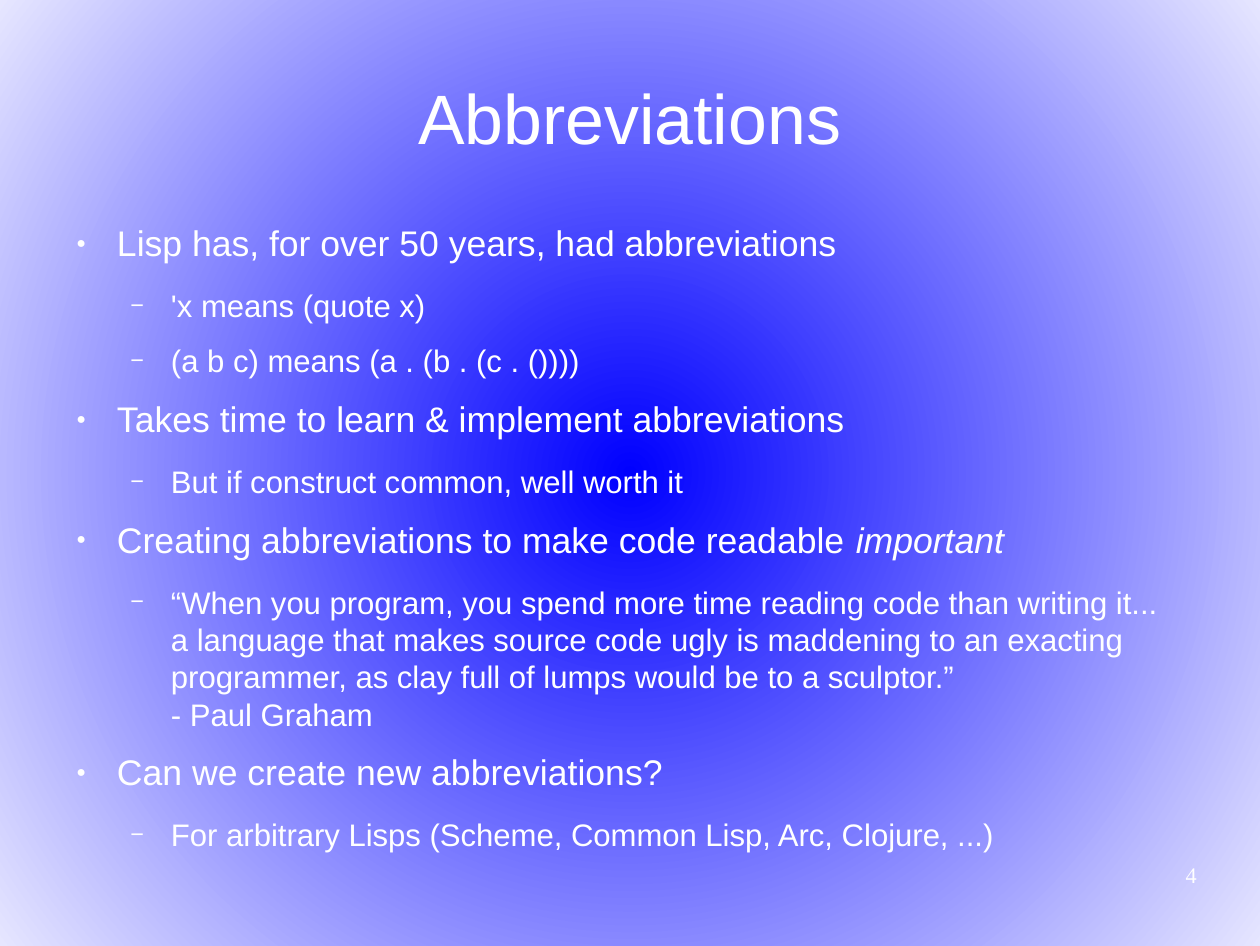
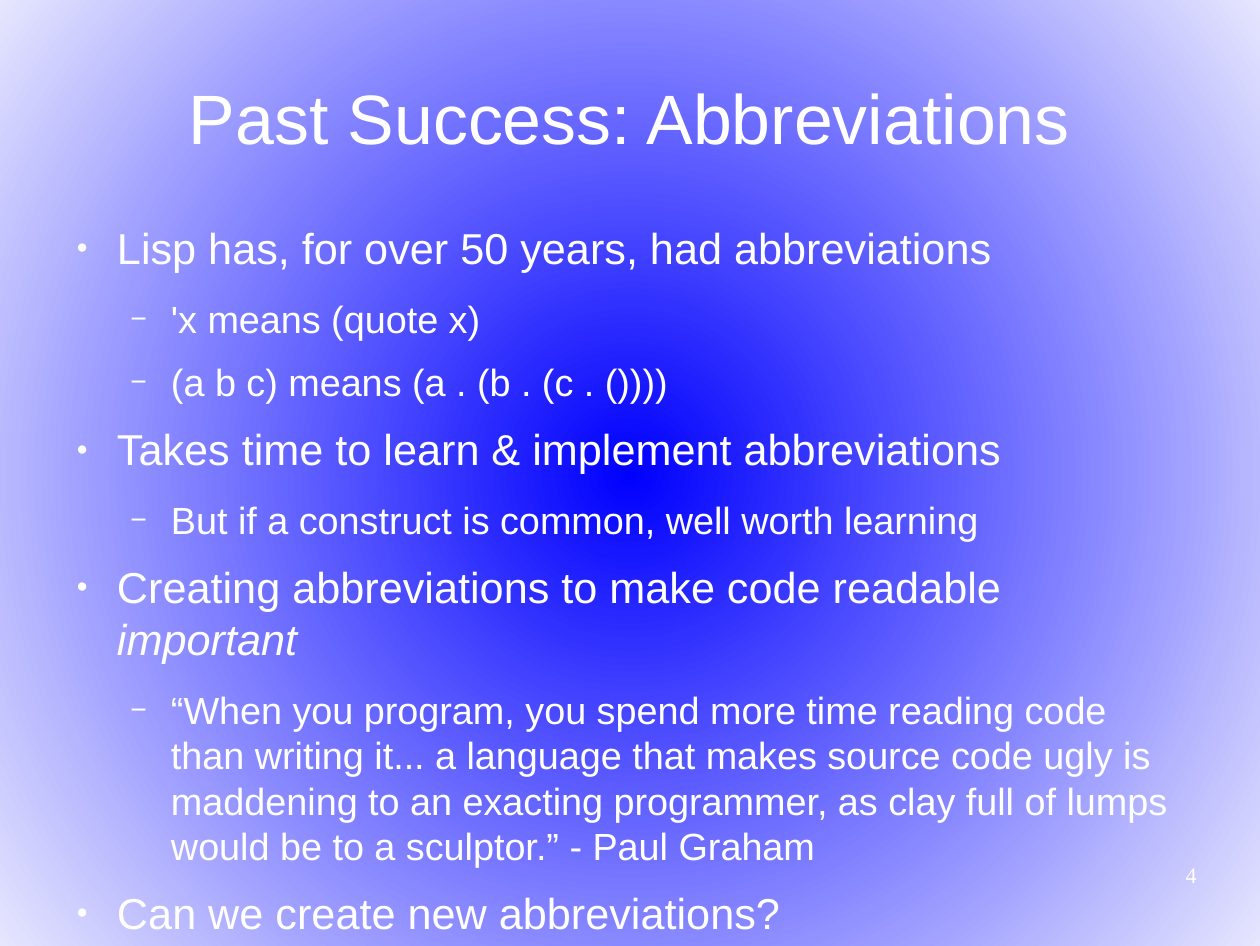
Before and after one commit to martin12333/Readable-Lisp-S-expressions, a slide deck: slide 4 of readable-s-expressions.odp. Drawn at 1260x946 pixels with LibreOffice and Linux fonts; fonts in the diff are those of the drawing. Boxes give left, top, right and bottom in pixels: in the first picture for what was removed or moved away, otherwise in the second. Text is boxed around its words. In the diff, an @@ line names an element or a change of style, - is before the commit and + after.

```diff
--- a/readable-s-expressions.odp
+++ b/readable-s-expressions.odp
@@ title at (189,93,1070,157): text changed @@
-Abbreviations
+Past Success: Abbreviations
@@ text at (117,232,1168,930): size 22.4 to 27.2 pt in "Lisp has, for over 50 years, had ...", "Takes time to learn & implement abbreviations", "Creating abbreviations to make code readable important", "Can we create new abbreviations?"; size 19.6 to 23.8 pt in "'x means (quote x)", "(a b c) means (a . (b ...", "“When you program, you spend more time ..." @@
@@ text at (171,506,978,542): text changed; size 19.6 to 23.8 pt @@
-  − But if construct common, well worth it
+  − But if a construct is common, well worth learning
@@ text at (171,823,949,852): text changed; size 19.6 to 23.8 pt @@
-  − For arbitrary Lisps (Scheme, Common Lisp, Arc, Clojure, ...)
+  − For arbitrary Lisps, so can learn rules just once?
```
Also in this commit, not shown: 13 other slides changed.
